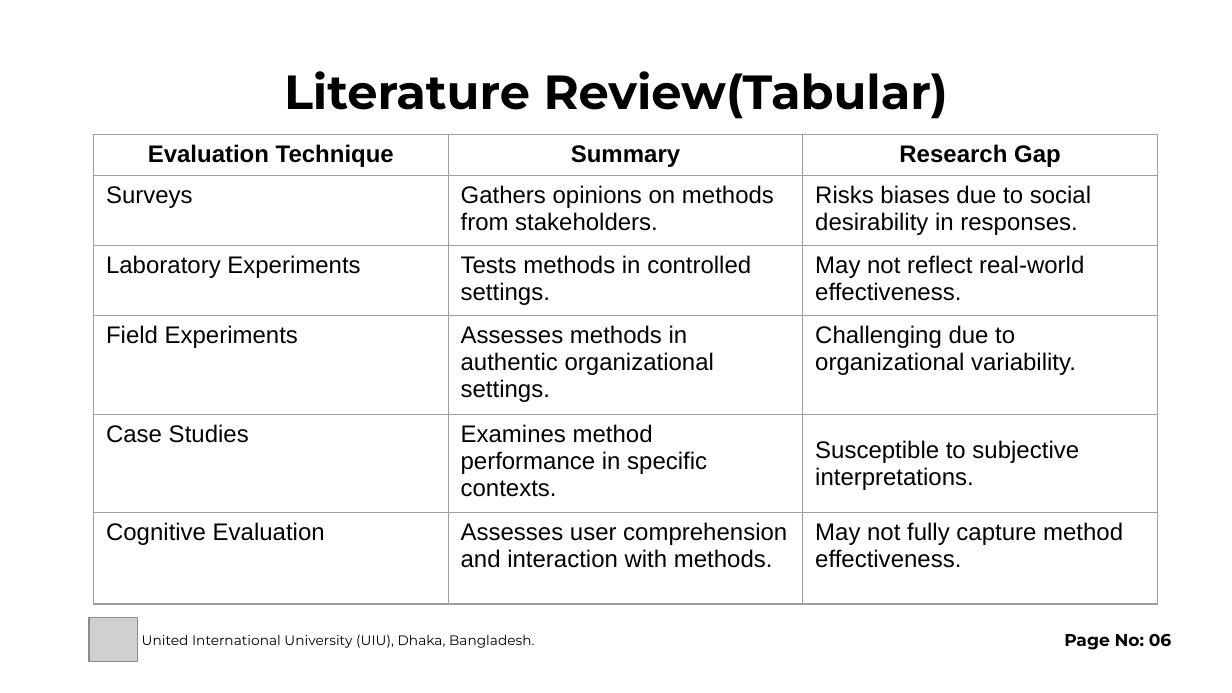
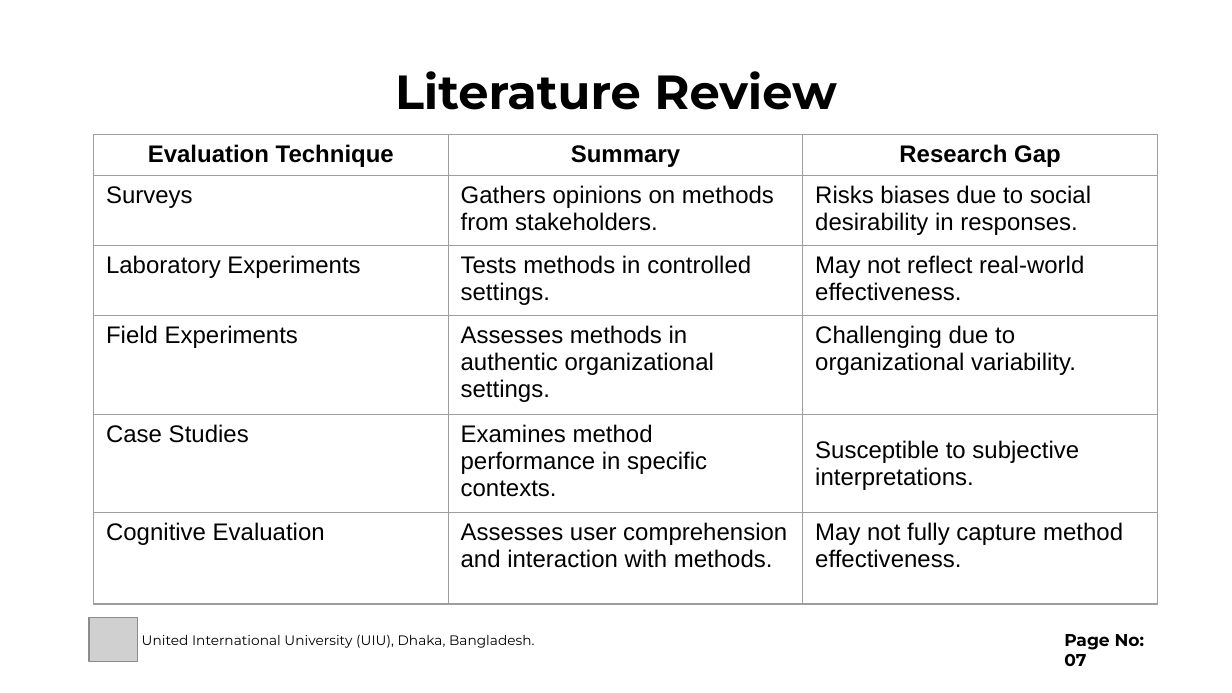
Before and after one commit to SifatNiloy/backups, a slide deck: slide 7 of Reacherch Paper Review.pptx (slide 6 before the commit). Drawn at 1232x693 pixels with LibreOffice and Linux fonts; fonts in the diff are those of the drawing; grey boxes stand for pictures. Boxes give left, top, right and bottom in pixels: in the first picture for what was removed or moved away, otherwise in the second. Text is boxed around its words. In the diff, an @@ line names an element or a change of style, - is before the commit and + after.

```diff
--- a/Reacherch Paper Review.pptx
+++ b/Reacherch Paper Review.pptx
@@ text at (395, 71, 837, 110): text changed @@
-Literature Review(Tabular)
+Literature Review
@@ text at (1064, 634, 1144, 666): text changed @@
-Page No: 06
+Page No: 07
```
Also in this commit, not shown: 10 other slides changed, 3 slides added, 2 slides removed.
